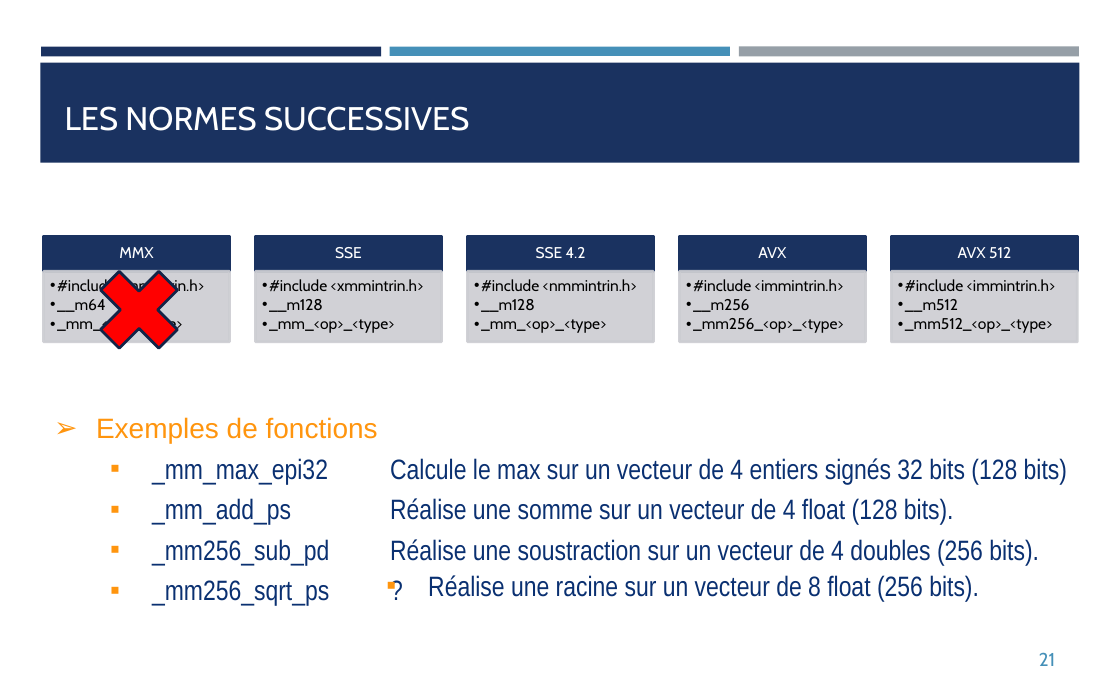
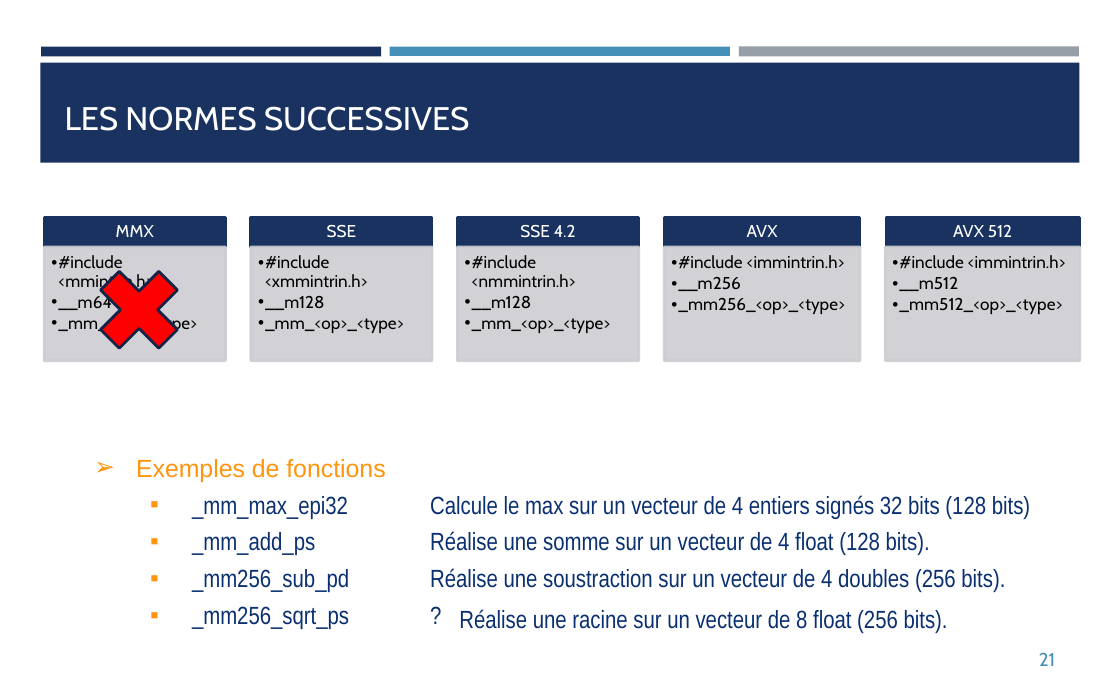
Before and after one commit to franckginguene/hpc_formation_scalian, a slide deck: slide 21 of Diapos/HPC_SIMD.pptx. Drawn at 1120x700 pixels with LibreOffice and Linux fonts; fonts in the diff are those of the drawing. Boxes give left, top, right and bottom in pixels: in the first picture for what was removed or moved away, otherwise in the second. Text is boxed around its words. In the diff, an @@ line names an element or a change of style, - is before the commit and + after.

```diff
--- a/Diapos/HPC_SIMD.pptx
+++ b/Diapos/HPC_SIMD.pptx
@@ text "MMX": place and size @@
-text "MMX" at bbox=[119, 247, 153, 258]
+text "MMX" at bbox=[116, 225, 154, 237]
@@ rectangle: place and size @@
-rectangle at bbox=[44, 236, 230, 271]
+rectangle at bbox=[44, 217, 225, 246]
@@ text "SSE": place and size @@
-text "SSE" at bbox=[335, 247, 362, 259]
+text "SSE" at bbox=[327, 224, 356, 238]
@@ rectangle: place and size @@
-rectangle at bbox=[255, 236, 441, 271]
+rectangle at bbox=[251, 217, 432, 246]
@@ text "SSE 4.2": place and size @@
-text "SSE 4.2" at bbox=[536, 247, 586, 259]
+text "SSE 4.2" at bbox=[520, 225, 576, 238]
@@ rectangle: place and size @@
-rectangle at bbox=[467, 236, 653, 271]
+rectangle at bbox=[457, 217, 638, 246]
@@ text "AVX": place and size @@
-text "AVX" at bbox=[758, 247, 786, 258]
+text "AVX" at bbox=[747, 225, 778, 237]
@@ rectangle: place and size @@
-rectangle at bbox=[680, 236, 866, 271]
+rectangle at bbox=[665, 217, 860, 246]
@@ text "AVX 512": place and size @@
-text "AVX 512" at bbox=[958, 247, 1011, 258]
+text "AVX 512" at bbox=[953, 225, 1012, 238]
@@ rectangle: place and size @@
-rectangle at bbox=[892, 236, 1077, 271]
+rectangle at bbox=[886, 217, 1079, 246]
@@ text "#include <mmintrin.h>": place and size @@
-text "#include <mmintrin.h>" at bbox=[57, 277, 204, 334]
+text "#include <mmintrin.h>" at bbox=[51, 255, 197, 332]
@@ rectangle: place and size @@
-rectangle at bbox=[44, 271, 230, 342]
+rectangle at bbox=[44, 246, 225, 361]
@@ text "#include <xmmintrin.h>": place and size @@
-text "#include <xmmintrin.h>" at bbox=[269, 279, 424, 333]
+text "#include <xmmintrin.h>" at bbox=[258, 255, 404, 332]
@@ rectangle: place and size @@
-rectangle at bbox=[255, 271, 441, 342]
+rectangle at bbox=[251, 246, 432, 361]
@@ text "#include <nmmintrin.h>": place and size @@
-text "#include <nmmintrin.h>" at bbox=[481, 279, 637, 333]
+text "#include <nmmintrin.h>" at bbox=[465, 255, 611, 332]
@@ rectangle: place and size @@
-rectangle at bbox=[467, 271, 653, 342]
+rectangle at bbox=[457, 246, 638, 361]
@@ size 10 to 11 pt in 10 elements at bbox=[116, 225, 154, 237], bbox=[953, 225, 1012, 238], bbox=[51, 255, 197, 332], bbox=[327, 224, 356, 238], bbox=[892, 255, 1066, 314], bbox=[258, 255, 404, 332], bbox=[520, 225, 576, 238], bbox=[465, 255, 611, 332], bbox=[747, 225, 778, 237], bbox=[671, 255, 845, 314] @@
@@ text "#include <immintrin.h>": place and size @@
-text "#include <immintrin.h>" at bbox=[693, 279, 844, 333]
+text "#include <immintrin.h>" at bbox=[671, 255, 845, 314]
@@ rectangle: place and size @@
-rectangle at bbox=[680, 271, 866, 342]
+rectangle at bbox=[664, 246, 860, 361]
@@ text "#include <immintrin.h>": place and size @@
-text "#include <immintrin.h>" at bbox=[905, 279, 1056, 333]
+text "#include <immintrin.h>" at bbox=[892, 255, 1066, 314]
@@ rectangle: place and size @@
-rectangle at bbox=[892, 271, 1077, 342]
+rectangle at bbox=[885, 246, 1080, 361]
@@ text "Exemples de fonctions": place and size @@
-text "Exemples de fonctions" at bbox=[96, 417, 1067, 606]
+text "Exemples de fonctions" at bbox=[136, 459, 1030, 592]
@@ text "Exemples de fonctions" at bbox=[136, 459, 1030, 592]: size 18 to 16 pt @@
@@ text "Réalise une racine sur un ...": place and size @@
-text "Réalise une racine sur un ..." at bbox=[428, 575, 979, 601]
+text "Réalise une racine sur un ..." at bbox=[459, 609, 948, 633]
@@ text "Réalise une racine sur un ..." at bbox=[459, 609, 948, 633]: size 18 to 16 pt; bullet ▪ to none @@
```
Also in this commit, not shown: 6 other slides changed, 3 other files.
